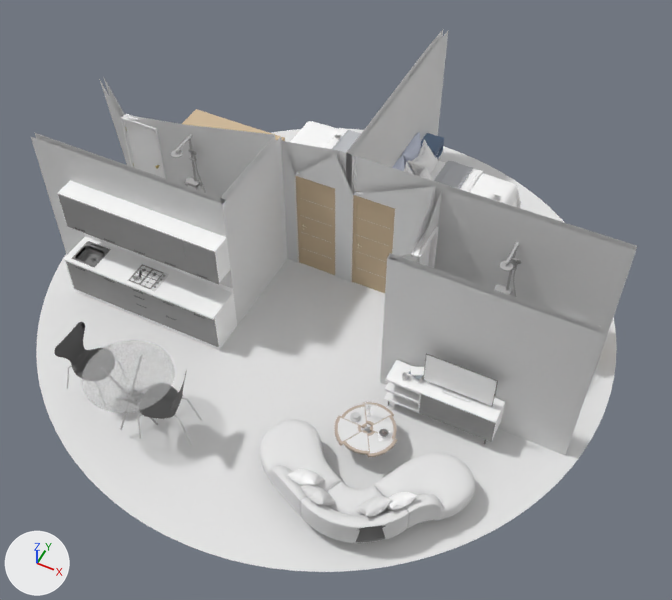
A saved change to the glTF model public/models/yurt-10m/symmetry.glb.
Before and after are seen from a 50 mm lens placed at (4.96, -9.67, 12.31), pointed at (0.36, -0.48, 0.82). The lights are fixed; the arrows at lower left show +X, +Y and +Z. The picture after the commit comes second. Where no turn or scale is listed for an object, it has been applied to the vertices. Vertices at exactly the same position are counted once.

The scene before the commit, as lines of its bpy script (objects in view):
```python
ob_ff708172_ee1c_49fb_ade1_4f9d51396edc = bpy.data.objects.new('FF708172-EE1C-49FB-ADE1-4F9D51396EDC', me_ff708172_ee1c_49fb_ade1_4f9d51396edc)
ob_ff708172_ee1c_49fb_ade1_4f9d51396edc.location = (-0.11, 2.81, 0.58)
ob_floor = bpy.data.objects.new('Floor', me_floor)
ob_floor.parent = ob_10m
ob_floor.location = (-0.0498, -0.00826, 0.00671)
ob_floor.scale = (5.0, 5.0, 5.0)
ob_glassclear = bpy.data.objects.new('GlassClear', me_glassclear)
ob_glassclear.location = (-1.59, -3.5, 1.16)
ob_jiane_mtl_20218189343924224__wood = bpy.data.objects.new('JianE_Mtl_20218189343924224__Wood', me_jiane_mtl_20218189343924224__wood)
ob_jiane_mtl_20218189343924224__wood.location = (1.81, -2.3, 0.34)
ob_skp_vertex_colors = bpy.data.objects.new('SKP Vertex Colors', me_skp_vertex_colors)
ob_skp_vertex_colors.location = (-0.1, 0.35, 1.46)
ob_wood_cherry_original = bpy.data.objects.new('Wood_Cherry_Original', me_wood_cherry_original)
ob_wood_cherry_original.location = (-1.42, 0.33, 1.06)
# also in view: 'Material~1' at (-0.34, -1.42, 1.07); '淘宝-设计师Vicky的店-布纹-8' at (-0.11, 2.82, 0.71); '[Granite Brown]1' at (-2.72, -1.44, 0.89); '_10' at (2.86, -1.36, 1.14)
```
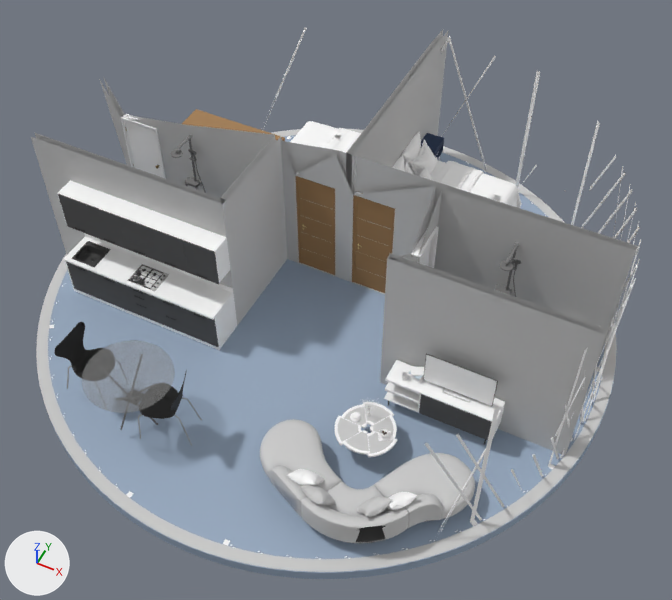
Where the newer file only moved an object's origin or applied its transform, the numbers keep the older frame.

Location of each change, (x1, y1, x2, y2) in pixels of the pictures (672 x 600 px; the box of a moved part takes in the faces that stretch with it):
'SKP Vertex Colors', reshaped: before (31, 30, 637, 544); after (31, 30, 637, 579)
'Floor', reshaped, moved: before (36, 128, 617, 572); after (36, 128, 617, 573)
'GlassClear', recoloured: (82, 340, 175, 413) in both
'Wood_Veneer_15_1K1', added: after (49, 27, 641, 559)
'FF708172-EE1C-49FB-ADE1-4F9D51396EDC', recoloured: (332, 130, 475, 189) in both
'JianE_Mtl_20218189343924224__Wood', recoloured (beige to white): (335, 402, 397, 458) in both
part 1 of me_skp_vertex_colors, added: after (51, 413, 605, 579)
part 2 of me_skp_vertex_colors, moved or reshaped: before (55, 127, 521, 543); after (54, 127, 600, 544)
part 3 of me_skp_vertex_colors, moved or reshaped: (421, 133, 444, 159) in both
part 4 of me_skp_vertex_colors, recoloured: (31, 30, 637, 544) in both
part 5 of me_floor, built on: before (68, 325, 602, 489); after (45, 129, 617, 573)
part 6 of me_floor, recoloured: (36, 129, 617, 571) in both

Edits to the bpy script that builds the scene:
```text
Change mat_glassclear:
    mat_glassclear.base_color: (0.557, 0.557, 0.557) -> (0.27, 0.27, 0.27)  # light grey #c5c5c5 -> grey #8e8e8e
Change me_skp_vertex_colors:
    used by ob_skp_vertex_colors; location = (-0.1, 0.35, 1.46)
    remove me_skp_vertex_colors.from_pydata(...)  # 28130 vertices, 52768 faces; spans x -4.73..4.73, y -4.44..4.44, z -1.46..1.46
    add me_skp_vertex_colors.from_pydata(...)  # 28044 vertices, 52651 faces; spans x -4.94..5.06, y -5.36..4.64, z -1.66..1.46
    me_skp_vertex_colors part 1: a new loose piece of 190 vertices spanning x -4.94..5.06, y -5.36..4.64, z -1.66..-1.46, in mat_skp_vertex_colors
    me_skp_vertex_colors part 2: 2100 vertices moved within x -4.33..4.6, y -4.38..0.44, z -1.25..0.74; 10208 vertices removed from x -4.4..4.6, y -4.44..1.71, z -1.46..1.37; 9985 vertices added at x -4.4..4.6, y -4.44..2.08, z -1.46..0.77
    me_skp_vertex_colors part 3: 3 vertices moved within x -0.49..0.49, y 3.6..3.62, z -0.67; 14 vertices removed from x -0.5..0.48, y 3.38..3.61, z -0.91..-0.58; 14 vertices added at x -0.5..0.49, y 3.37..3.84, z -0.91..-0.58
    me_skp_vertex_colors part 4: 4480 kept faces spanning x -4.73..4.73, y -4.44..4.44, z -1.46..1.46 get new vertex colours
    other edits to the shape of me_skp_vertex_colors do not show in these pictures
Change me_floor:
    used by ob_floor; parent = ob_10m; location = (-0.0498, -0.00826, 0.00671); scale = (5.0, 5.0, 5.0)
    remove me_floor.from_pydata(...)  # 411 vertices, 477 faces; spans x -1.0..1.0, y -1.0..1.0, z 0.0
    add me_floor.from_pydata(...)  # 511 vertices, 472 faces; spans x -1.0..1.0, y -1.0..1.0, z 0.0
    me_floor part 5: 14 vertices removed from x 0.33..0.94, y -0.3..-0.2, z 0.0; 112 vertices added at x -1.0..1.0, y -1.0..1.0, z 0.0
    me_floor part 6: 189 kept faces spanning x -0.97..0.99, y -1.0..1.0, z 0.0 get new vertex colours; the middle colour goes from white #e7e7e7 to light grey #cccccc
    other edits to the shape of me_floor do not show in these pictures
Change me_jiane_mtl_20218189343924224__wood:
    where me_jiane_mtl_20218189343924224__wood.from_pydata(...)  # 1129 vertices, 2138 faces; spans x -0.493..0.493, y -0.47..0.47, z -0.116..0.116
    remove me_jiane_mtl_20218189343924224__wood.materials.append(mat_jiane_mtl_20218189343924224__wood)  # beige #c0afa1
    add me_jiane_mtl_20218189343924224__wood.materials.append(mat_wood_cherry_original)  # white #ffffff
Change me_ff708172_ee1c_49fb_ade1_4f9d51396edc:
    where me_ff708172_ee1c_49fb_ade1_4f9d51396edc.from_pydata(...)  # 1533 vertices, 3053 faces; spans x -1.31..1.31, y -1.07..1.07, z -0.35..0.35
    remove me_ff708172_ee1c_49fb_ade1_4f9d51396edc.materials.append(mat_ff708172_ee1c_49fb_ade1_4f9d51396edc)  # light grey #bec0c4
    add me_ff708172_ee1c_49fb_ade1_4f9d51396edc.materials.append(mat_wood_cherry_original)  # white #ffffff
Add me_wood_veneer_15_1k1:
    me_wood_veneer_15_1k1.from_pydata(...)  # 742 vertices, 544 faces; spans x -4.78..4.78, y -4.79..4.79, z -1.45..1.45
    me_wood_veneer_15_1k1.materials.append(mat_wood_cherry_original)  # white #ffffff
Change ob_floor:
    ob_floor.location: (-0.0498, -0.00826, 0.00671) -> (-0.0453, -0.0119, 0.00449)
Add ob_wood_veneer_15_1k1:
    ob_wood_veneer_15_1k1 = bpy.data.objects.new('Wood_Veneer_15_1K1', me_wood_veneer_15_1k1)
    ob_wood_veneer_15_1k1.location = (-0.04, 0.03, 1.43)
```
